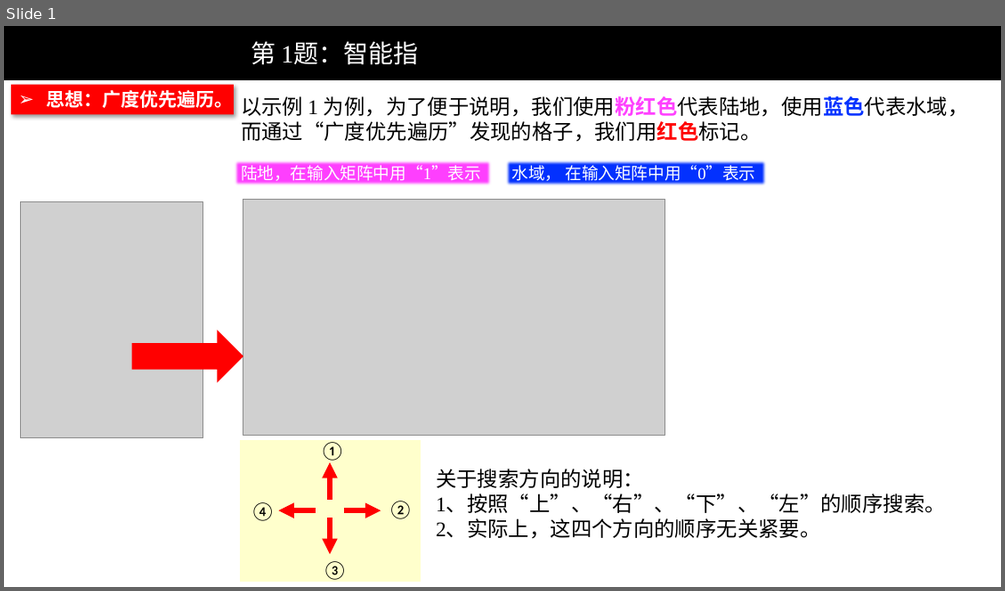
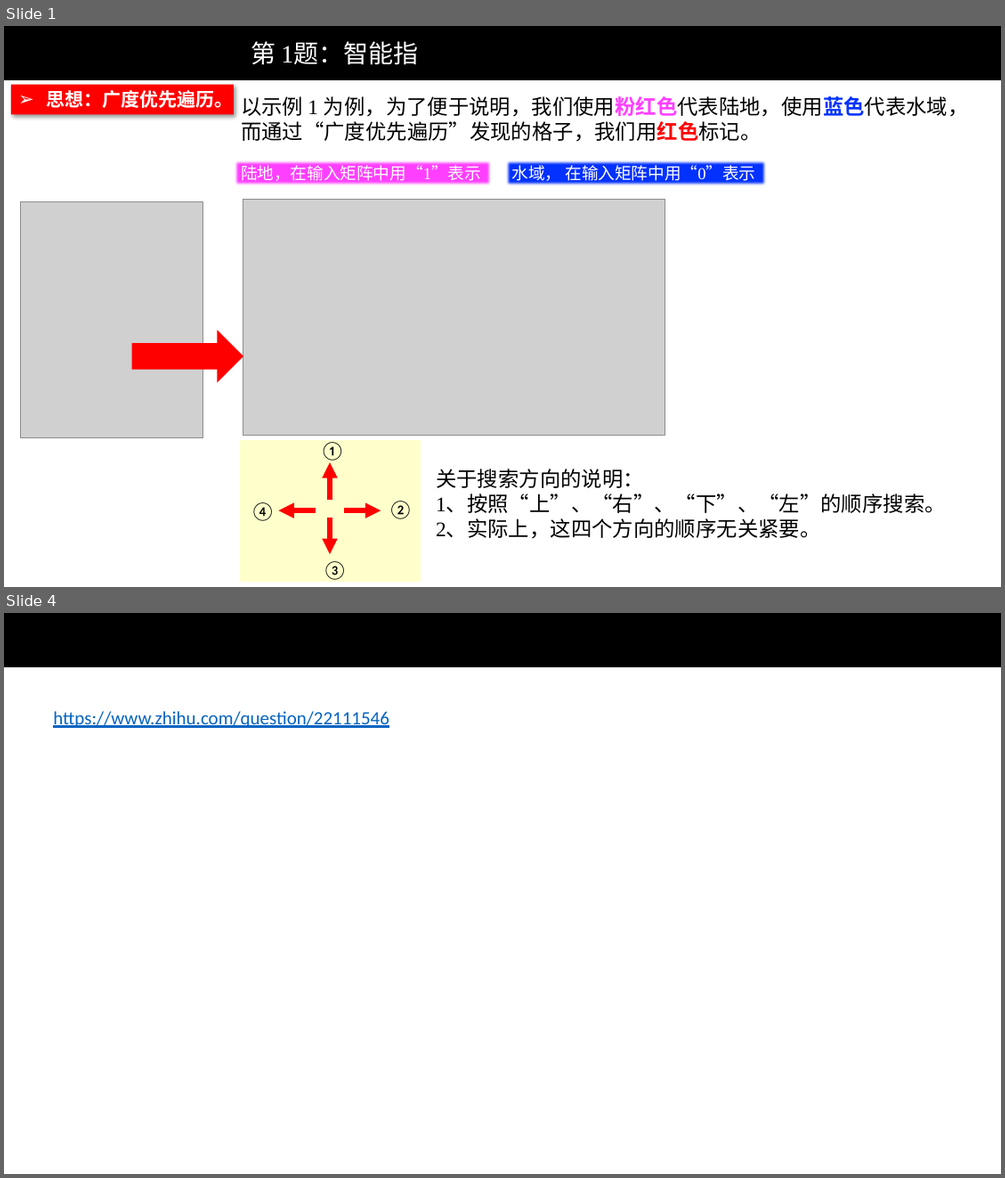
Before and after one commit to wangcy6/weekly, a slide deck: ppt/2020/base_c++.pptx. Shown one above the other, each under a label of ours: slide 1 before the commit, slides 1 and 4 after it; the slides between them are not shown. The pictures are 1005x591 and 1005x1178 pixels, drawn with LibreOffice and Linux fonts; fonts in the diff are those of the drawing; grey boxes stand for pictures; background and template pictures are left out. Boxes give left, top, right and bottom in pixels: in the first picture for what was removed or moved away, otherwise in the second. Text is boxed around its words. In the diff, an @@ line names an element or a change of style, - is before the commit and + after.

```diff
--- a/ppt/2020/base_c++.pptx
+++ b/ppt/2020/base_c++.pptx
@@ slide 4 added at [4,613,1001,1174], background #FFFFFF; not listed: 1 template element that a slide beside it also shows @@
@@ text added at [53,711,389,728], 18 pt, text #0563C1, underline @@
+https://www.zhihu.com/question/22111546
```
Also in this commit, not shown: 1 other slide changed, 1 other slide added, 1 slide removed, 16 other files.
